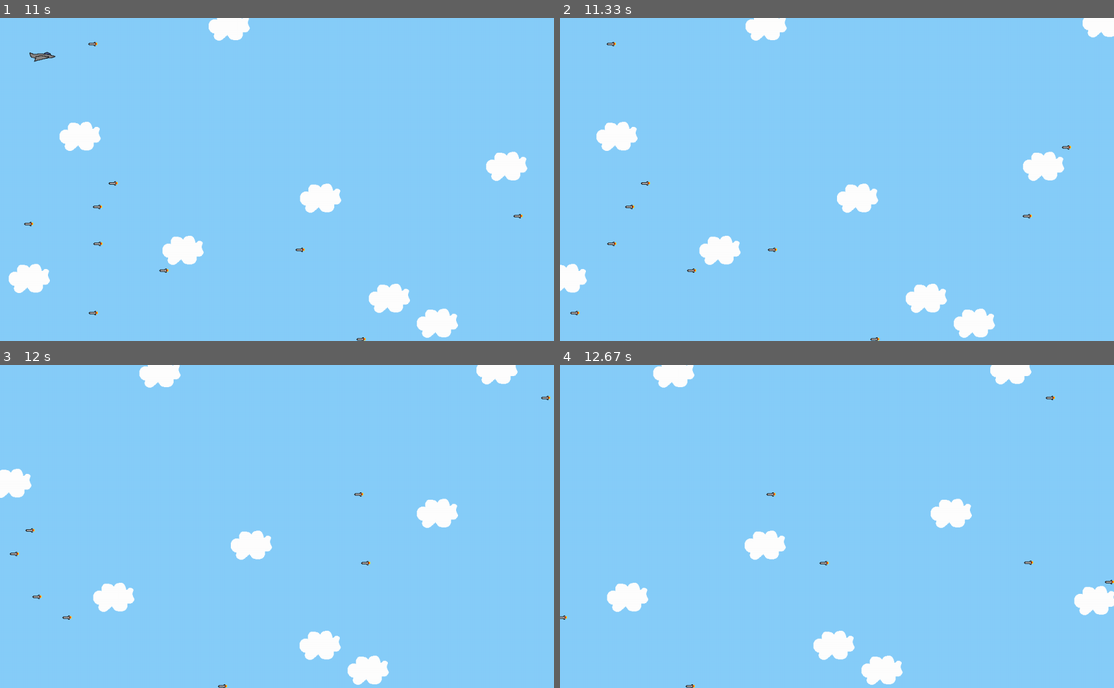
Above: before the commit, frames 1-4 (two rows, left to right).
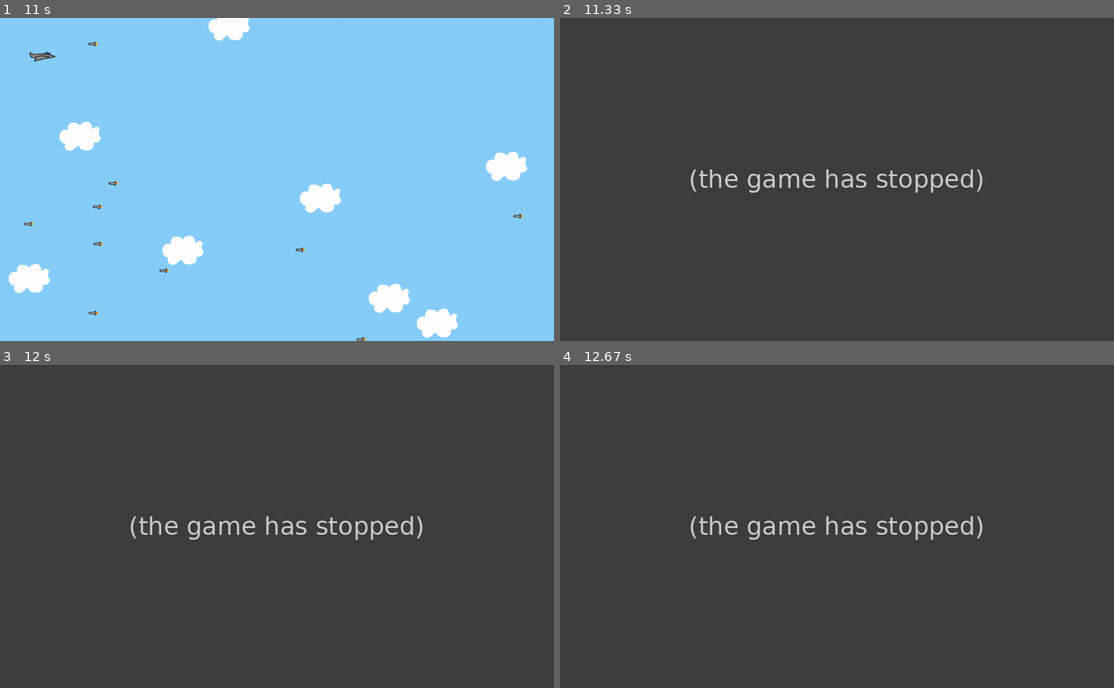
Above: after the commit, the same moments.

Repository: verynash/first-pygame-tutorial
Game: pygame game, started from avoid-game.py
Same seed, same stepped clock (60 frames per second), same inputs: the game is played once before the commit and once after it.
Inputs:
- Up to frame 1 (11 s): hold Left 0.33-0.87 s; hold Down 0.9-1.37 s; hold Left 1.4-1.8 s; hold Up 1.83-2.2 s; hold Right 2.23-2.87 s; hold Down 2.9-3.27 s; hold Left 3.3-3.77 s; hold Right 3.8-4.27 s; hold Up 4.3-4.6 s; hold Right 4.63-5.1 s; hold Left 5.13-5.67 s; hold Down 5.7-6 s; hold Left 6.03-6.43 s; hold Up 6.47-6.83 s; hold Right 6.87-7.5 s; hold Down 7.53-7.9 s; hold Left 7.93-8.4 s; hold Right 8.43-8.9 s; hold Up 8.93-9.23 s; hold Right 9.27-9.73 s; hold Left 9.77-10.3 s; hold Down 10.33-10.63 s; hold Left from 10.67 s (still down)
- Up to frame 2 (11.33 s): release Left at 11.07 s; hold Up from 11.1 s (still down)
- Up to frame 3 (12 s): release Up at 11.47 s
- Up to frame 4 (12.67 s): no input

Frame 1 is identical in both runs. In frame 2, 100% of the frame differs, in the area x 0-100%, y 0-100%; in frame 3, 100%; in frame 4, 100%.
After the commit the program exited at 11.3 s; later frames show no game.

Commit message:
Add sounds to movements and collisions

Diff:
--- a/avoid-game.py
+++ b/avoid-game.py
@@ -11,6 +11,7 @@
     QUIT,
 )
 
+pygame.mixer.init()
 pygame.init()
 
 # Define a Player object by extending pygame.sprite.Sprite
@@ -26,10 +27,12 @@
     def update(self, pressed_keys):
         if pressed_keys[K_UP]:
             self.rect.move_ip(0,-5)
+            move_up_sound.play()
         if pressed_keys[K_LEFT]:
             self.rect.move_ip(-5,0)
         if pressed_keys[K_DOWN]:
             self.rect.move_ip(0,5)
+            move_down_sound.play()
         if pressed_keys[K_RIGHT]:
             self.rect.move_ip(5,0)
         # Keep player on the screen
@@ -76,6 +79,18 @@
         if self.rect.right < 0:
             self.kill()
 
+# Load and play background music
+# Sound source: http://ccmixter.org/files/Apoxode/59262
+# License: https://creativecommons.org/licenses/by/3.0/
+pygame.mixer.music.load('Apoxode_-_Electric_1.mp3')
+# Setting loops to -1 makes the loop never end
+pygame.mixer.music.play(loops=-1)
+
+# Load all sound files
+# Sound sources: Jon Fincher
+move_up_sound = pygame.mixer.Sound('Rising_putter.ogg')
+move_down_sound = pygame.mixer.Sound('Falling_putter.ogg')
+collision_sound = pygame.mixer.Sound('Collision.ogg')
 
 # Define constants for screen H/W
 SCREEN_WIDTH = 1200
@@ -149,6 +164,16 @@
     # Check if enemies have collided with the player
     if pygame.sprite.spritecollideany(player, enemies):
         player.kill()
+        move_up_sound.stop()
+        move_down_sound.stop()
+        collision_sound.play()
+
+        # Stop the music
+        pygame.mixer.music.stop()
+        pygame.mixer.quit()
+
+        # Exit the window
+        running = False
 
     # Update display
     pygame.display.flip()
Not shown, added: Apoxode_-_Electric_1.mp3
Not shown, added: Collision.ogg
Not shown, added: Falling_putter.ogg
Not shown, added: Rising_putter.ogg
